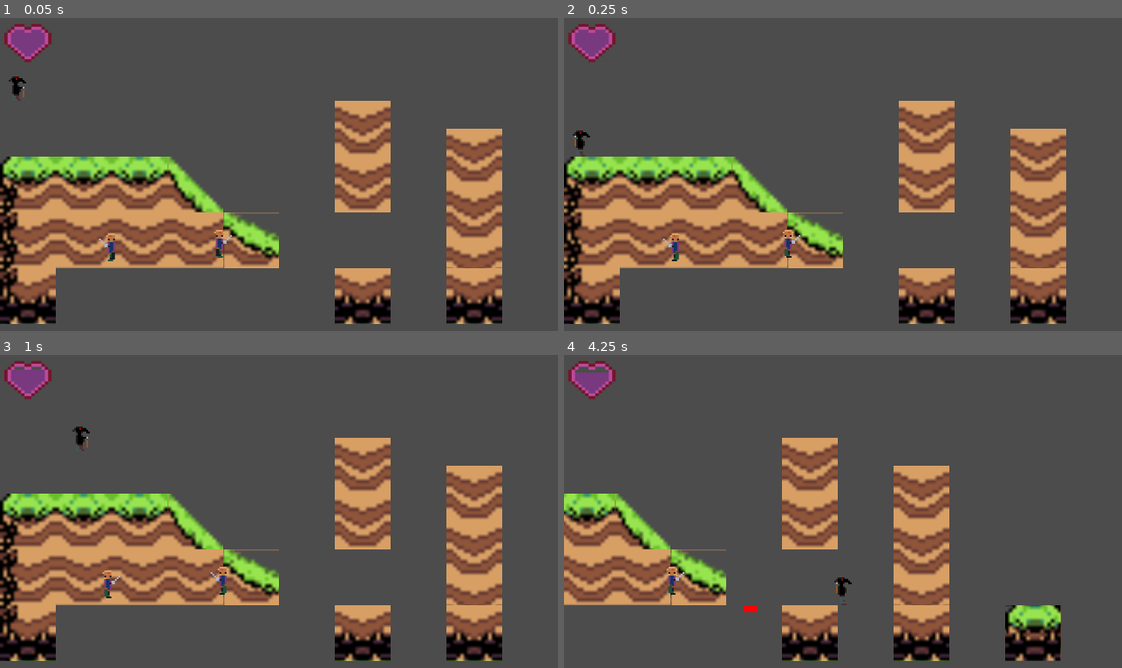
Above: before the commit, frames 1-4 (two rows, left to right).
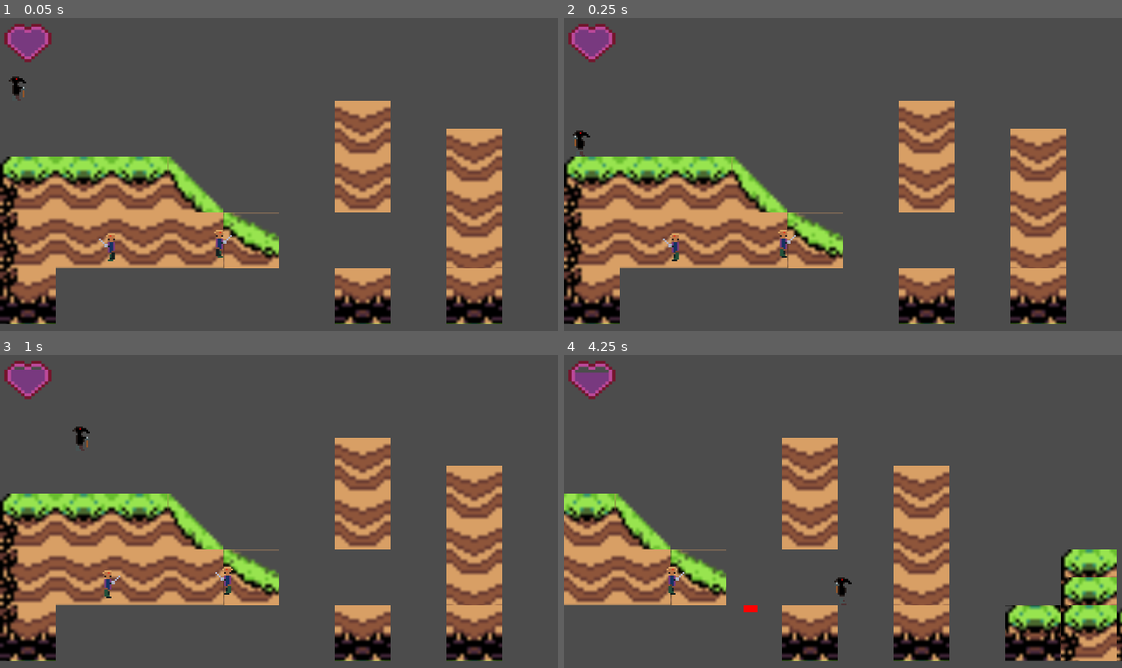
Above: after the commit, the same moments.

Repository: Guardian180/Game-Jam
Game: Godot game, scene res://src/Main.tscn
Same seed, same stepped clock (60 frames per second), same inputs: the game is played once before the commit and once after it.
Inputs (mouse positions are in pixels of both pictures, inside the frame that each line leads up to):
- Up to frame 1 (0.05 s): no input
- Up to frame 2 (0.25 s): no input
- Up to frame 3 (1 s): tap Enter (ui_accept) at 0.5 s; move the mouse to (401, 495) at 0.52 s; hold D (MoveRight) from 0.53 s (still down); tap Q (Attack) at 0.6 s; tap Space (Jump) at 0.77 s; click (401, 495) at 0.8 s
- Up to frame 4 (4.25 s): move the mouse to (731, 527) at 1.27 s; click (731, 527) at 1.35 s; tap Space (Jump) at 1.52, 3.02, 3.77 s; tap Q (Attack) at 1.55, 2.1, 3.05 s; move the mouse to (898, 442) at 2.02 s; release D (MoveRight) at 2.03 s; hold A (MoveLeft) 2.03-2.78 s; click (898, 442) at 2.3 s; move the mouse to (815, 574) at 2.77 s; hold D (MoveRight) from 2.78 s (still down); tap P (Ouch) at 2.85 s; move the mouse to (1010, 558) at 3.52 s; tap E (Platform) at 3.6 s; click (1010, 558) at 3.8 s

Frame 1 is identical in both runs. In frame 2, 0.2% of the frame differs, in the area x 38-43%, y 67-77%; in frame 3, 0.2%; in frame 4, 3.7%, in the area x 89-100%, y 62-98%.

Commit message:
Enemy attacks

Diff:
--- a/src/Actor.gd
+++ b/src/Actor.gd
@@ -1,5 +1,7 @@
 extends KinematicBody2D
 class_name Actor
+
+var Hitbox = preload("res://src/Hitbox.tscn")
 
 var vel: = Vector2.ZERO
 var _health
@@ -26,6 +28,18 @@
 func is_invuln():
 	pass
 
+func create_hitbox(size, rel_pos, damage):
+	var hitbox = Hitbox.instance()
+	var shape = RectangleShape2D.new()
+	shape.set_extents(size)
+	var collision = CollisionShape2D.new()
+	collision.set_shape(shape)
+	hitbox.add_child(collision)
+	hitbox.position = to_global(rel_pos)
+	hitbox.damage = damage
+	get_parent().add_child(hitbox)
+	return hitbox
+
 func take_damage(knockback, amount):
 	_knockback = knockback
 	add_or_remove_health(amount)
--- a/src/Enemy.gd
+++ b/src/Enemy.gd
@@ -3,14 +3,30 @@
 export var acc: = 30.0
 export var direction = 1 # right for 1, -1 for left
 
+var is_attacking = false
+var saved_acc
+
+#timers
+var _player_detect_timer = 1.5
+var _melee_delay = 0.1
+var _player_detect_attack = 0.2
+var _player_detect_delay = 1.5
+
 func _ready():
 	_health = 10
 	$AnimatedSprite.play("idle")
+
+func _process(delta):
+	_player_detect_timer = min(_player_detect_delay, _player_detect_timer+delta)
+	if is_attacking && _player_detect_delay == _player_detect_timer:
+		_player_detect_timer = 0.0
+		do_melee_attack(Vector2(2, 2), 10)
 
 
 func _physics_process(delta: float):
 	if is_on_wall():
 		direction = -direction
+		$AttackDetector.position.x = -$AttackDetector.position.x
 
 	update_animation()
 
@@ -25,3 +41,28 @@
 	_health -= amount
 	if _health <= 0:
 		queue_free()
+
+func do_melee_attack(size, damage):
+	yield(get_tree().create_timer(_player_detect_attack), "timeout")
+	var rel_pos = Vector2.ZERO
+	rel_pos.x = 3 if direction > 0 else -3
+	var hitbox = create_hitbox(size, rel_pos, damage)
+	hitbox.collision_layer = 1 << 4
+	hitbox.collision_mask = 1 << 1
+	var knockback = Vector2(200 if direction > 0 else -200, -100)
+	hitbox.knock_power = knockback
+
+	hitbox.show_enemy_sword()
+	yield(get_tree().create_timer(_melee_delay), "timeout")
+	hitbox.queue_free()
+
+
+func _on_AttackDetector_area_entered(area):
+	saved_acc = acc
+	acc = 0
+	is_attacking = true
+
+
+func _on_AttackDetector_area_exited(area):
+	acc = saved_acc
+	is_attacking = false
--- a/src/Enemy.tscn
+++ b/src/Enemy.tscn
@@ -56,6 +56,9 @@
 [sub_resource type="RectangleShape2D" id=12]
 extents = Vector2( 1.42863, 3.25047 )
 
+[sub_resource type="RectangleShape2D" id=13]
+extents = Vector2( 1.71431, 3 )
+
 [node name="Enemy" type="KinematicBody2D"]
 collision_layer = 8
 collision_mask = 5
@@ -87,5 +90,16 @@
 position = Vector2( -0.116126, 0.762045 )
 shape = SubResource( 12 )
 
+[node name="AttackDetector" type="Area2D" parent="."]
+position = Vector2( 3, 0 )
+collision_layer = 16
+collision_mask = 2
+
+[node name="CollisionShape2D" type="CollisionShape2D" parent="AttackDetector"]
+position = Vector2( 0.285685, 0 )
+shape = SubResource( 13 )
+
 [connection signal="area_entered" from="BodyHitbox" to="BodyHitbox" method="_on_BodyHitbox_area_entered"]
 [connection signal="area_exited" from="BodyHitbox" to="BodyHitbox" method="_on_BodyHitbox_area_exited"]
+[connection signal="area_entered" from="AttackDetector" to="." method="_on_AttackDetector_area_entered"]
+[connection signal="area_exited" from="AttackDetector" to="." method="_on_AttackDetector_area_exited"]
--- a/src/Hitbox.gd
+++ b/src/Hitbox.gd
@@ -28,3 +28,6 @@
 
 func show_knife():
 	$KnifeAnim.show()
+
+func show_enemy_sword():
+	pass
--- a/src/Main.tscn
+++ b/src/Main.tscn
@@ -16,7 +16,7 @@
 jump_height = 150.0
 
 [node name="TileMap" parent="." instance=ExtResource( 1 )]
-tile_data = PoolIntArray( 196620, 5, 0, 262160, 5, 0, 327680 …(113 unchanged characters)… 6, 27, 0, 458758, 27, 0, 458760, 30, 0, 524304, 5, 0, 589824, 8, 0, 589836, 9, 0, 589840, 9, 0, 589844, 24, 0 )
+tile_data = PoolIntArray( 196620, 5, 0, 262160, 5, 0, 327680 …(113 unchanged characters)… 6, 27, 0, 458758, 27, 0, 458760, 30, 0, 458774, 0, 0, 458782, 0, 0, 524304, 5, 0, 524310, 0, 0, 589824, 8, 0, 589836, 9, 0, 589840, 9, 0, 589844, 24, 0, 589846, 0, 0, 589848, 0, 0, 589849, 0, 0, 589850, 0, 0, 589852, 0, 0, 589853, 0, 0, 589854, 0, 0 )
 
 [node name="Enemy" parent="." instance=ExtResource( 6 )]
 position = Vector2( 60, 65 )
@@ -30,4 +30,7 @@
 
 [node name="Health" parent="Interface" instance=ExtResource( 5 )]
 
+[node name="Enemy3" parent="." instance=ExtResource( 6 )]
+position = Vector2( 217, 66 )
+
 [connection signal="health_update" from="Player" to="Interface/Health" method="_on_Player_health_update"]
--- a/src/Player.gd
+++ b/src/Player.gd
@@ -46,7 +46,6 @@
 	$AnimatedSprite.play("idle")
 	rng.randomize()
 
-var Hitbox = preload("res://src/Hitbox.tscn")
 var Platform = preload("res://src/Platform.tscn")
 
 func _process(delta):
@@ -115,20 +114,6 @@
 	_platform.queue_free()
 	_platform = null
 
-func create_hitbox(size, rel_pos, damage):
-	var hitbox = Hitbox.instance()
-	var shape = RectangleShape2D.new()
-	shape.set_extents(size)
-	var collision = CollisionShape2D.new()
-	collision.set_shape(shape)
-	hitbox.add_child(collision)
-	hitbox.position = to_global(rel_pos)
-	hitbox.damage = damage
-	hitbox.collision_layer = 1 << 2
-	hitbox.collision_mask = 1 << 3
-	get_parent().add_child(hitbox)
-	return hitbox
-
 
 func do_melee_attack(direction, size, damage, heals):
 	var rel_pos = Vector2.ZERO
@@ -136,7 +121,9 @@
 		rel_pos.y = -5 if direction == attack_direction.up else 5
 	else:
 		rel_pos.x = 3 if direction == attack_direction.right else -3
-	var hitbox = create_hitbox(size, rel_pos, 5)
+	var hitbox = create_hitbox(size, rel_pos, damage)
+	hitbox.collision_layer = 1 << 2
+	hitbox.collision_mask = 1 << 3
 	if direction == attack_direction.down:
 		hitbox.should_bump = true
 	elif direction != attack_direction.up:
@@ -154,6 +141,8 @@
 
 func do_projectile_attack(size, rel_pos, accel):
 	var hitbox = create_hitbox(size, rel_pos, 10)
+	hitbox.collision_layer = 1 << 2
+	hitbox.collision_mask = 1 << 3
 	hitbox.projectile = true
 	hitbox.speed = accel
 
Not shown: 1 places in src/Enemy.tscn that only renumber resources
